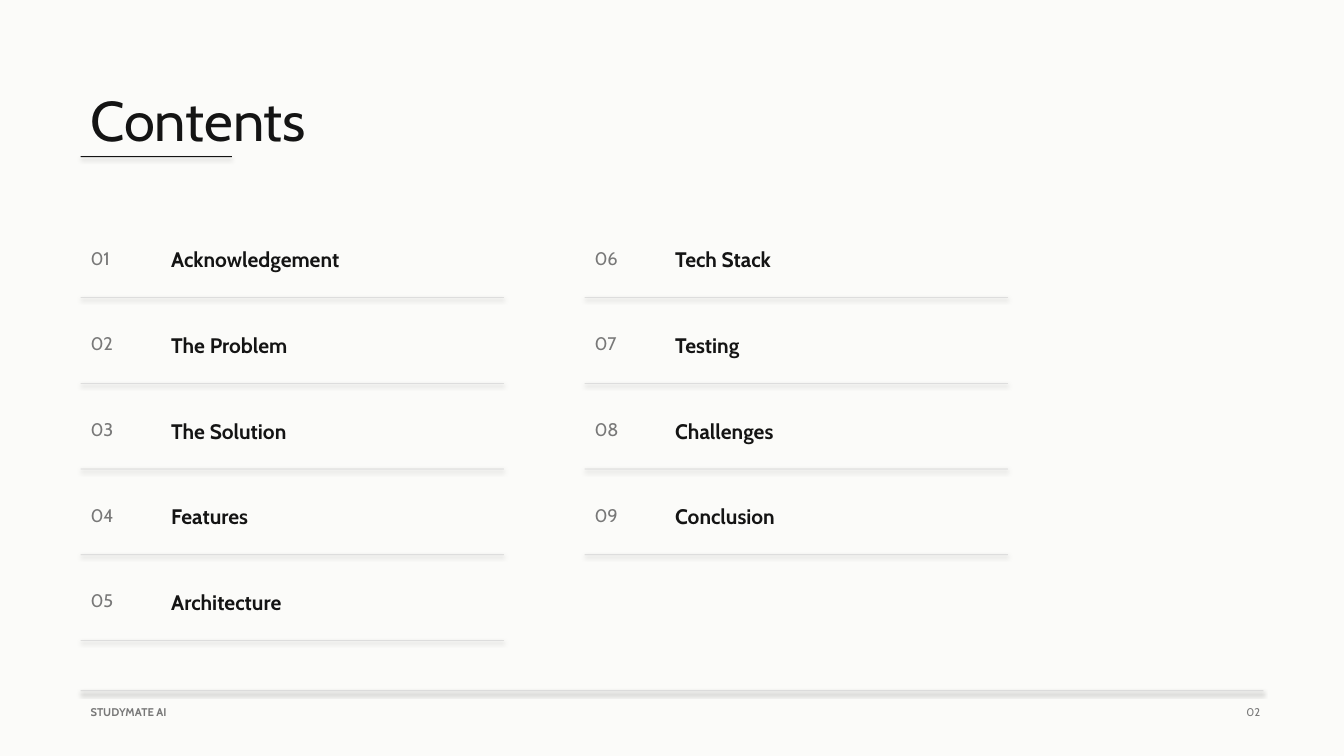
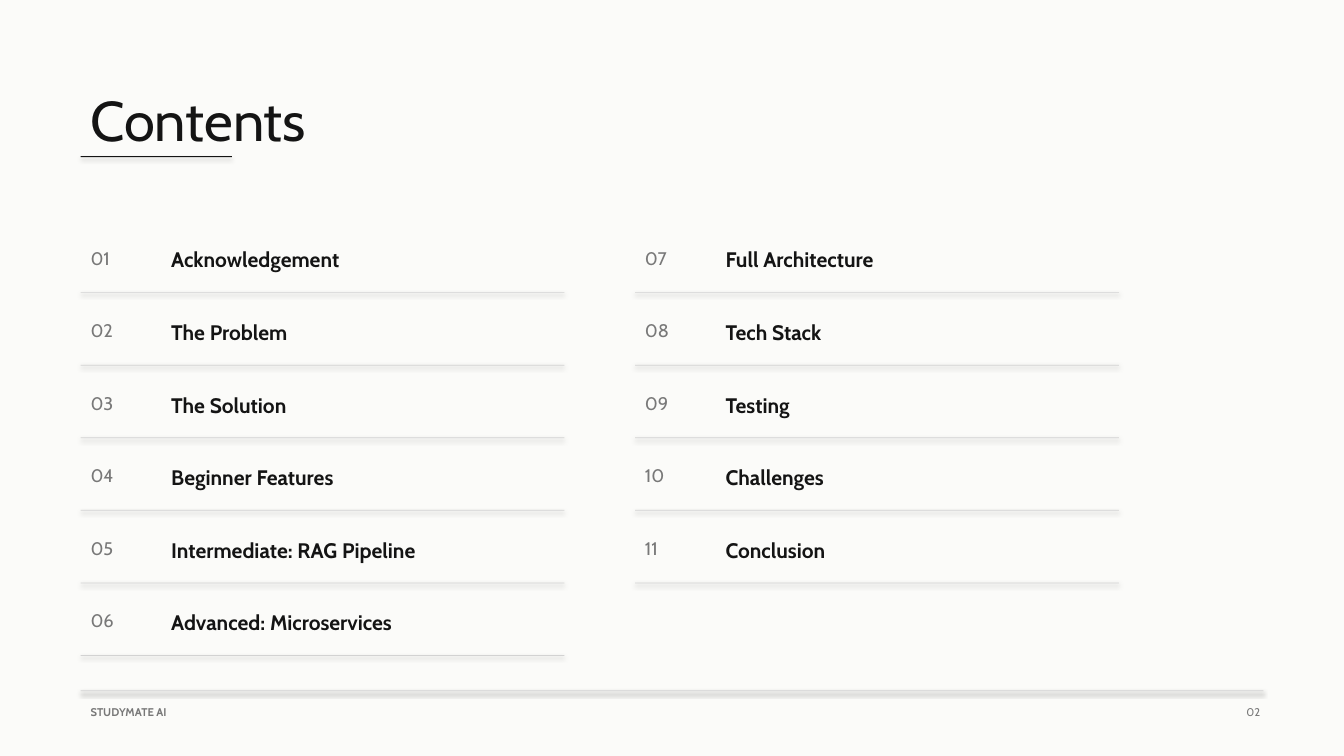
Before and after one commit to Pavanyamanuru-30/studymate-ai, a slide deck: slide 2 of StudyMate_AI_Presentation.pptx. Drawn at 1344x756 pixels with LibreOffice and Linux fonts; fonts in the diff are those of the drawing. Boxes give left, top, right and bottom in pixels: in the first picture for what was removed or moved away, otherwise in the second. Text is boxed around its words. In the diff, an @@ line names an element or a change of style, - is before the commit and + after.

Commit message:
docs: update report and PPT to cover all three levels (Beginner + Intermediate + Advanced)

```diff
--- a/StudyMate_AI_Presentation.pptx
+++ b/StudyMate_AI_Presentation.pptx
@@ text "07": place and size @@
-text "07" at [595,337,617,350]
+text "07" at [645,252,667,265]
@@ text added at [726,251,873,268], 15 pt, text #141414, bold @@
+Full Architecture
@@ rectangle: place and size @@
-rectangle at [81,297,504,298]
+rectangle at [81,292,565,293]
@@ rectangle: place and size @@
-rectangle at [585,383,1008,384]
+rectangle at [635,292,1119,293]
@@ text "02": place and size @@
-text "02" at [91,337,113,350]
+text "02" at [91,324,113,337]
@@ text "The Problem": place and size @@
-text "The Problem" at [171,337,288,353]
+text "The Problem" at [171,324,288,340]
@@ text "08": place and size @@
-text "08" at [595,423,619,436]
+text "08" at [645,324,669,337]
@@ text "Tech Stack": place and size @@
-text "Tech Stack" at [675,251,771,268]
+text "Tech Stack" at [726,324,821,341]
@@ text "03": place and size @@
-text "03" at [91,423,114,436]
+text "03" at [91,397,114,410]
@@ rectangle: place and size @@
-rectangle at [81,383,504,384]
+rectangle at [81,365,565,366]
@@ text "The Solution": place and size @@
-text "The Solution" at [171,423,287,440]
+text "The Solution" at [171,397,287,414]
@@ text "09": place and size @@
-text "09" at [595,509,618,522]
+text "09" at [645,397,668,410]
@@ rectangle: place and size @@
-rectangle at [585,469,1008,470]
+rectangle at [635,365,1119,366]
@@ text "Testing": place and size @@
-text "Testing" at [675,338,739,359]
+text "Testing" at [726,398,790,419]
@@ rectangle: place and size @@
-rectangle at [81,469,504,470]
+rectangle at [81,438,565,439]
@@ rectangle: place and size @@
-rectangle at [585,555,1008,556]
+rectangle at [635,438,1119,439]
@@ text "04": place and size @@
-text "04" at [91,509,114,522]
+text "04" at [91,469,114,482]
@@ text at [171,470,334,491]: text changed @@
-Features
+Beginner Features
@@ text added at [645,469,664,482], 13 pt, text #787878 @@
+10
@@ text "Challenges": place and size @@
-text "Challenges" at [675,423,773,445]
+text "Challenges" at [726,469,824,491]
@@ text "05": place and size @@
-text "05" at [91,594,114,607]
+text "05" at [91,542,114,555]
@@ rectangle: place and size @@
-rectangle at [81,555,504,556]
+rectangle at [81,510,565,511]
@@ rectangle added at [635,510,1119,511], fill #D2D2D2 @@
@@ text "Conclusion": place and size @@
-text "Conclusion" at [675,508,775,525]
+text "Conclusion" at [726,542,826,559]
@@ text at [171,542,415,563]: text changed @@
-Architecture
+Intermediate: RAG Pipeline
@@ text added at [645,542,658,555], 13 pt, text #787878 @@
+11
@@ rectangle: place and size @@
-rectangle at [81,640,504,641]
+rectangle at [81,583,565,584]
@@ rectangle added at [635,583,1119,584], fill #D2D2D2 @@
@@ text "06": place and size @@
-text "06" at [595,252,618,265]
+text "06" at [91,614,114,627]
@@ text added at [171,614,392,631], 15 pt, text #141414, bold @@
+Advanced: Microservices
@@ rectangle: place and size @@
-rectangle at [585,297,1008,298]
+rectangle at [81,655,565,656]
```
Also in this commit, not shown: 7 other slides changed, 6 slides added, 4 slides removed, 1 other file.
